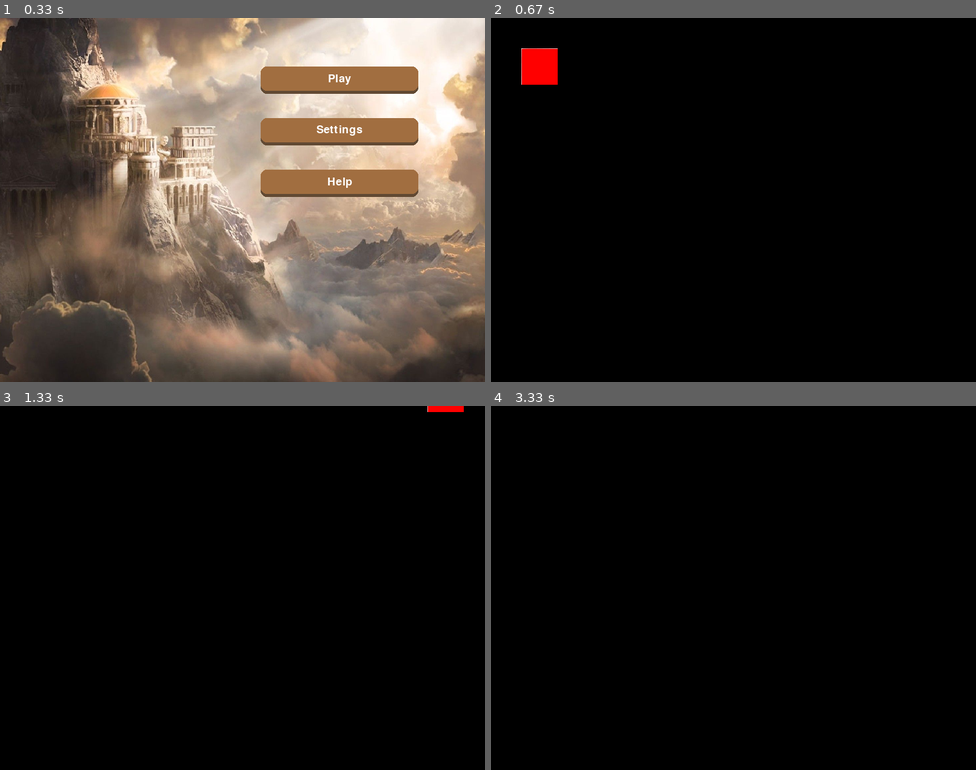
Above: before the commit, frames 1-4 (two rows, left to right).
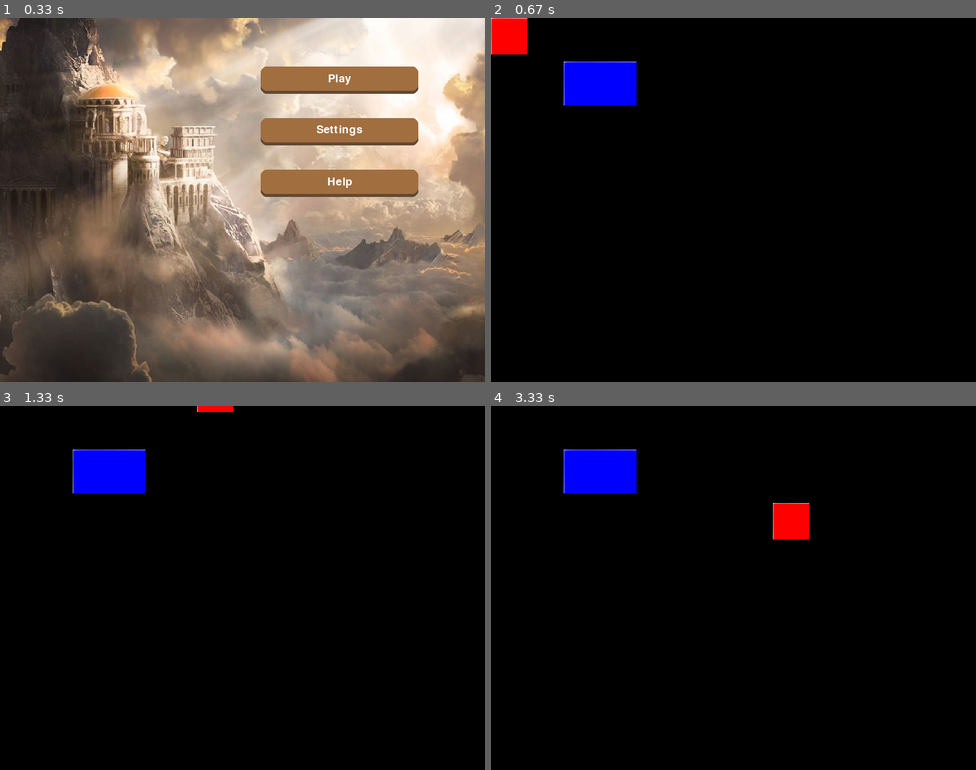
Above: after the commit, the same moments.

Repository: RodrigoSdeCarvalho/Project-Zeus-Pygame
Game: pygame game, started from prototipo/Game.py
The game is run twice, just before and just after one commit, with the same random seed, the same clock (stepped at 60 frames per second) and the same inputs.
Inputs:
- Up to frame 1 (0.33 s): no input
- Up to frame 2 (0.67 s): click "Play" at 0.38 s
- Up to frame 3 (1.33 s): tap Space at 0.67, 1.07 s; hold Shift from 1 s (still down); hold D from 1 s (still down)
- Up to frame 4 (3.33 s): tap Space at 1.37, 3.13 s; release Shift at 1.47 s; release D at 1.47 s; hold S from 3.07 s (still down)

Frame 1 is identical in both runs. In frame 2, 3.3% of the frame differs, in the area x 0-30%, y 0-24%; in frame 3, 2.1%; in frame 4, 2.5%.

Commit message:
changes to add a draw_object and colission function

Diff:
--- a/prototipo/GameLogic/Characters/Boss.py
+++ b/prototipo/GameLogic/Characters/Boss.py
@@ -14,6 +14,26 @@
                         skill, weapon)
         self.__weak_point_x: weak_point_x
         self.__weak_point_y: weak_point_y
+        self.__x_position = x_position
+        self.__y_position = y_position
+        self.__speed = speed
+        self.__jump_height = jump_height
+        self.__sprites = sprites
+    @property
+    def x_position(self):
+        return self.__x_position
+
+    @x_position.setter
+    def x_position(self, x_position):
+        self.__x_position = x_position
+
+    @property
+    def y_position(self):
+        return self.__y_position
+
+    @y_position.setter
+    def y_position(self, y_position):
+        self.__y_position = y_position
 
     @property
     def weak_point_x(self):
@@ -31,6 +51,10 @@
     def weak_point_y(self, weak_point_y):
         self.__weak_point_y = weak_point_y
 
+    @property
+    def sprites(self):
+        return self.__sprites
+
     def summon_minions(self):
         pass
 
--- a/prototipo/GameLogic/Characters/Player.py
+++ b/prototipo/GameLogic/Characters/Player.py
@@ -19,6 +19,7 @@
         self.__y_position = y_position
         self.__speed = speed
         self.__jump_height = jump_height
+        self.__sprites = sprites
         self.window = surface
 
     @property
@@ -76,6 +77,10 @@
     @jump_height.setter
     def jump_height(self, jump_height):
         self.__jump_height = jump_height
+
+    @property
+    def sprites(self):
+        return self.__sprites
 
     '''
     def move(self):
--- a/prototipo/GameLogic/Stage/Stage.py
+++ b/prototipo/GameLogic/Stage/Stage.py
@@ -1,6 +1,5 @@
 import pygame
 
-from platform import platform
 from GameLogic.Characters.Player import Player
 from GameLogic.Characters.Boss import Boss
 from GameLogic.Characters.Skill import Skill
@@ -33,13 +32,13 @@
         self.__minions = []
 
         self.__players = [Player("Computatus", ["prototipo\Images\square.png"], 100,
-                                 100, 50, 50, 60, 60, 15, 150, Skill("hit", 10, ''),
+                                 100, 0, 0, 60, 60, 5, 150, Skill("hit", 10, ''),
                                  Weapon(10, ''), 100, 100, 0, surface)]
 
         '''Adicionar mais players  aqui'''
 
         self.__bosses = [Boss("Zeus", ["prototipo\Images\zeus.png"], 100,
-                     100, 40, 72, 40, 72, 1, 150, Skill("hitm", 10, ''),
+                     100, 120, 72, 120, 72, 1, 150, Skill("hitm", 10, ''),
                      Weapon(10, ''), 20, 60)]
 
         self.__platforms = [Platform(0, 0, 600, 1, (0, 0, 0))]
@@ -102,26 +101,56 @@
     def stage_completed(self, stage_completed):
         self.__stage_completed = stage_completed
 
-    # def draw_player(self):
-    #     self.window.draw_scaled_image("prototipo\Images\square.png",
-    #                           player.hitbox_x, player.hitbox_y,
-    #                           player.x_position, player.y_position)
+    # def draw_object(self, object):
+    #     self.window.draw_scaled_image(object.sprites[0],
+    #                           object.hitbox_x, object.hitbox_y,
+    #                           object.x_position, object.y_position)
+
+    def draw_player(self, object):
+        self.window.draw_scaled_image("prototipo\Images\square.png",
+                    object.hitbox_x, object.hitbox_y,
+                    object.x_position, object.y_position)
+
+    def draw_boss(self, object):
+        self.window.draw_scaled_image("prototipo\Images\qlue.png",
+                object.hitbox_x, object.hitbox_y,
+                object.x_position, object.y_position)
+
+    def collision(self, object_1, object_2):
+        top_left_x_1 = object_1.x_position
+        top_left_y_1 = object_1.y_position
+        bottom_left_y_1 = object_1.y_position + object_1.hitbox_y
+        top_right_x_1 = object_1.x_position + object_1.hitbox_x
+
+        top_left_x_2 = object_2.x_position
+        top_left_y_2 = object_2.y_position
+        bottom_left_y_2 = object_2.y_position + object_2.hitbox_y
+        top_right_x_2 = object_2.x_position + object_2.hitbox_x
+
+        if bottom_left_y_1 <= top_left_y_2:
+            return False
+
+        if top_left_y_1 >= bottom_left_y_2 :
+            return False
+
+        if top_right_x_1 <= top_left_x_2:
+            return False
+
+        if top_left_x_1 >= top_right_x_2:
+            return False
+
+        return True
 
     def start(self):
         index = self.index
         player = self.players[index]
-        #boss = self.bosses[index]
+        boss = self.bosses[index]
         #skill = self.skills[index]
         #weapon = self.weapons[index]
         #minion = self.minion[index]
         map = self.maps[index]
 
         play = True
-        right_change = 0
-        left_change = 0
-        up_change = 0
-        down_change = 0
-
         pygame.display.update()
 
         while play:
@@ -129,36 +158,6 @@
                 if event.type == pygame.QUIT:
                     pygame.quit()
                     quit()
-
-                # if event.type == pygame.KEYDOWN:
-                #     if event.key == pygame.K_a:
-                #         left_change = 10
-
-                #     if event.key == pygame.K_d:
-                #         right_change = 10
-
-                #     #if event.key == pygame.K_SPACE:
-                #         #up_change = 150
-
-                #     if event.key == pygame.K_LSHIFT:
-                #         player.__speed = 2
-
-                # if event.type == pygame.KEYUP:
-                #     if event.key == pygame.K_a:
-                #         left_change = 0
-
-                #     if event.key == pygame.K_d:
-                #         right_change = 0
-
-                #     #if event.key == pygame.K_SPACE:
-                #         #up_change = 0
-
-                #     if event.key == pygame.K_LSHIFT:
-                #         player.__speed = 1
-
-                # x_change = player.speed * (right_change - left_change)
-                # player.x_position += x_change
-                # #self.y_position = up_change - down_change
 
             keys = pygame.key.get_pressed()
 
@@ -168,16 +167,20 @@
             if keys[pygame.K_a]:
                 player.x_position -= player.speed
 
+            if keys[pygame.K_s]:
+                player.y_position += player.speed
+
             if keys[pygame.K_LSHIFT]:
-                player.speed = 20
+                player.speed = 10
 
             if keys[pygame.K_SPACE]:
-                player.y_position -= 10
+                player.y_position -= 5
+
+            self.collision(player, boss)
 
             self.window.display.fill((0, 0, 0))
-            self.window.draw_scaled_image("prototipo\Images\square.png",
-                                player.hitbox_x, player.hitbox_y,
-                                player.x_position, player.y_position)
+            self.draw_boss(boss)
+            self.draw_player(player)
 
             pygame.time.delay(10)
             pygame.display.update()
